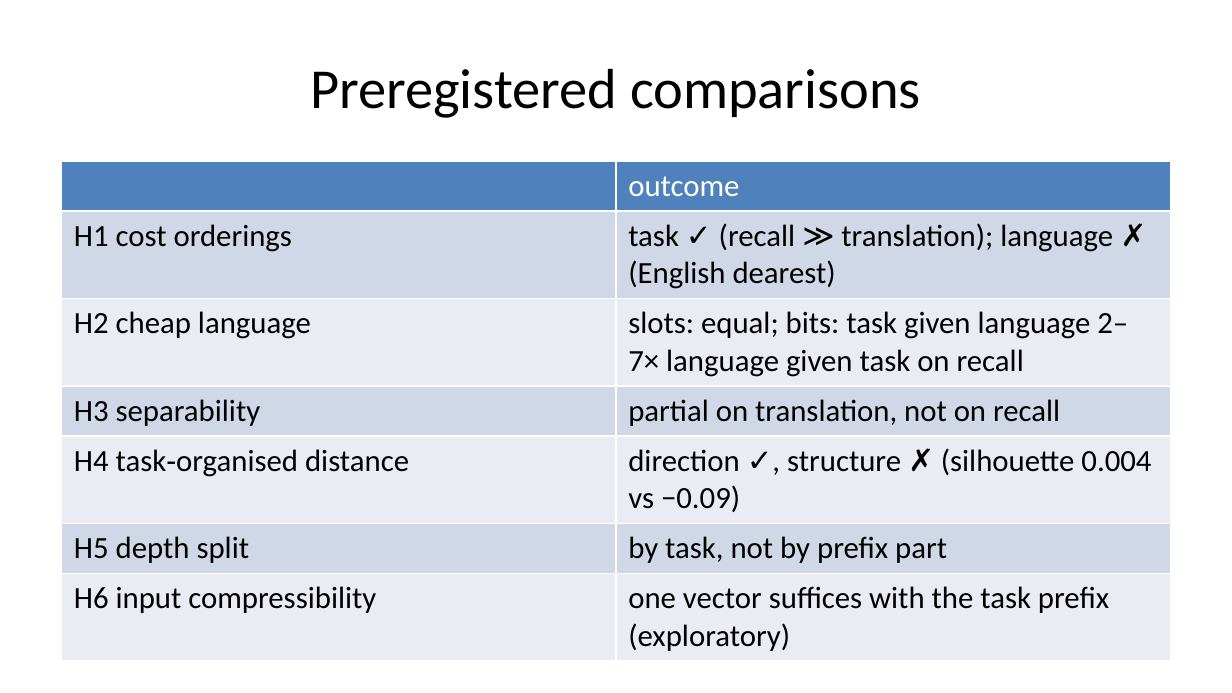
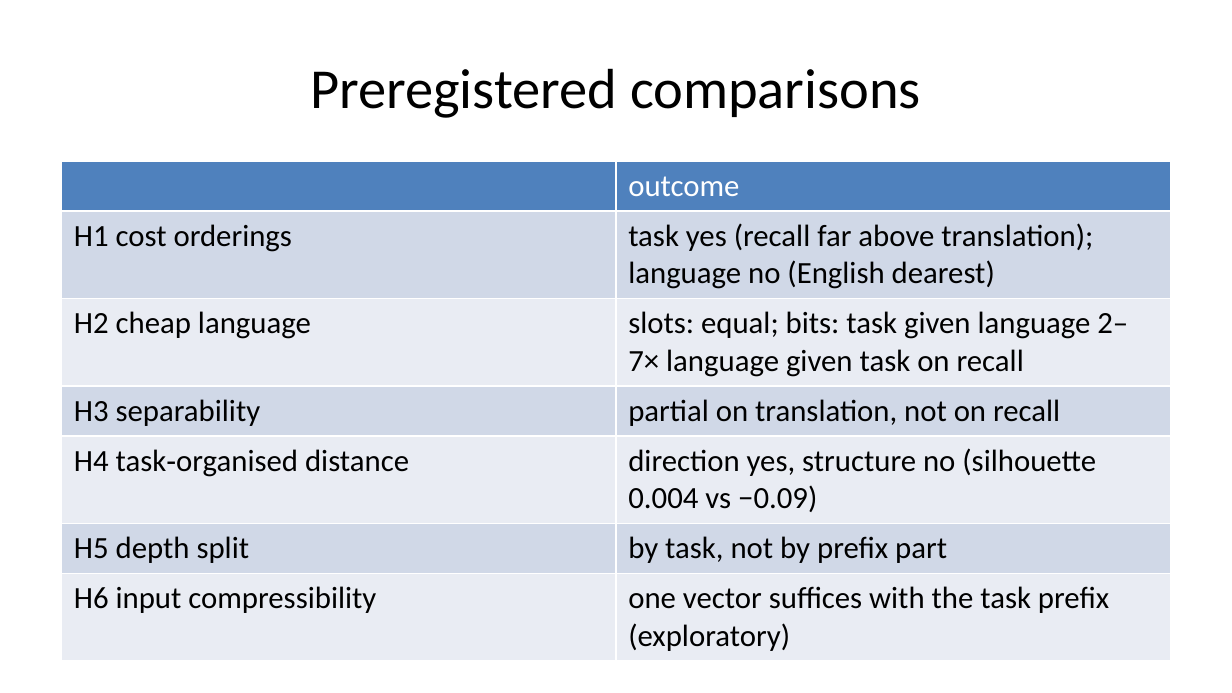
Before and after one commit to sirotenkogeorgii/prefix-programs, a slide deck: slide 16 of slides/slides.pptx. Drawn at 1232x693 pixels with LibreOffice and Linux fonts; fonts in the diff are those of the drawing. Boxes give left, top, right and bottom in pixels: in the first picture for what was removed or moved away, otherwise in the second. Text is boxed around its words. In the diff, an @@ line names an element or a change of style, - is before the commit and + after.

```diff
--- a/slides/slides.pptx
+++ b/slides/slides.pptx
@@ table at (62,161,1170,655) @@
-row 2, column 2: task ✓ (recall ≫ translation); language ✗ (English dearest)
+row 2, column 2: task yes (recall far above translation); language no (English dearest)
-row 5, column 2: direction ✓, structure ✗ (silhouette 0.004 vs −0.09)
+row 5, column 2: direction yes, structure no (silhouette 0.004 vs −0.09)
```
Also in this commit, not shown: 1 other slide changed, 2 other files.
